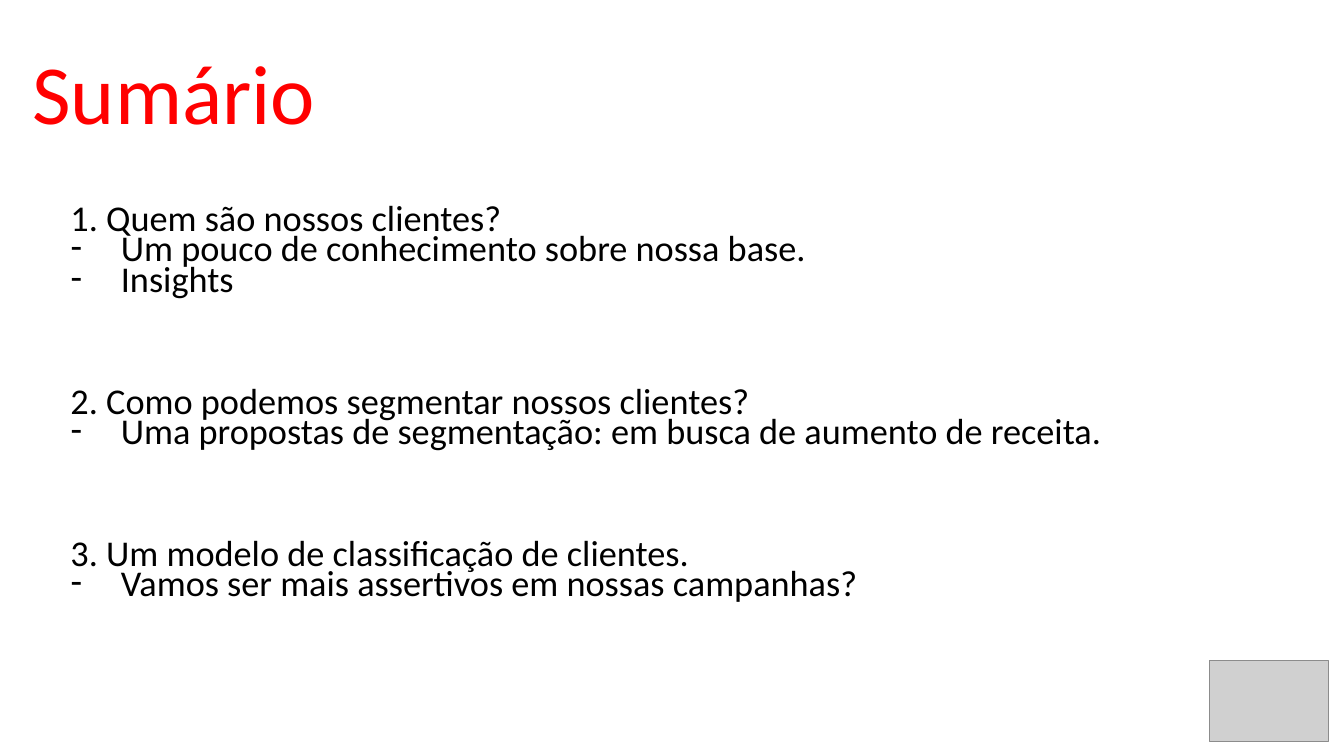
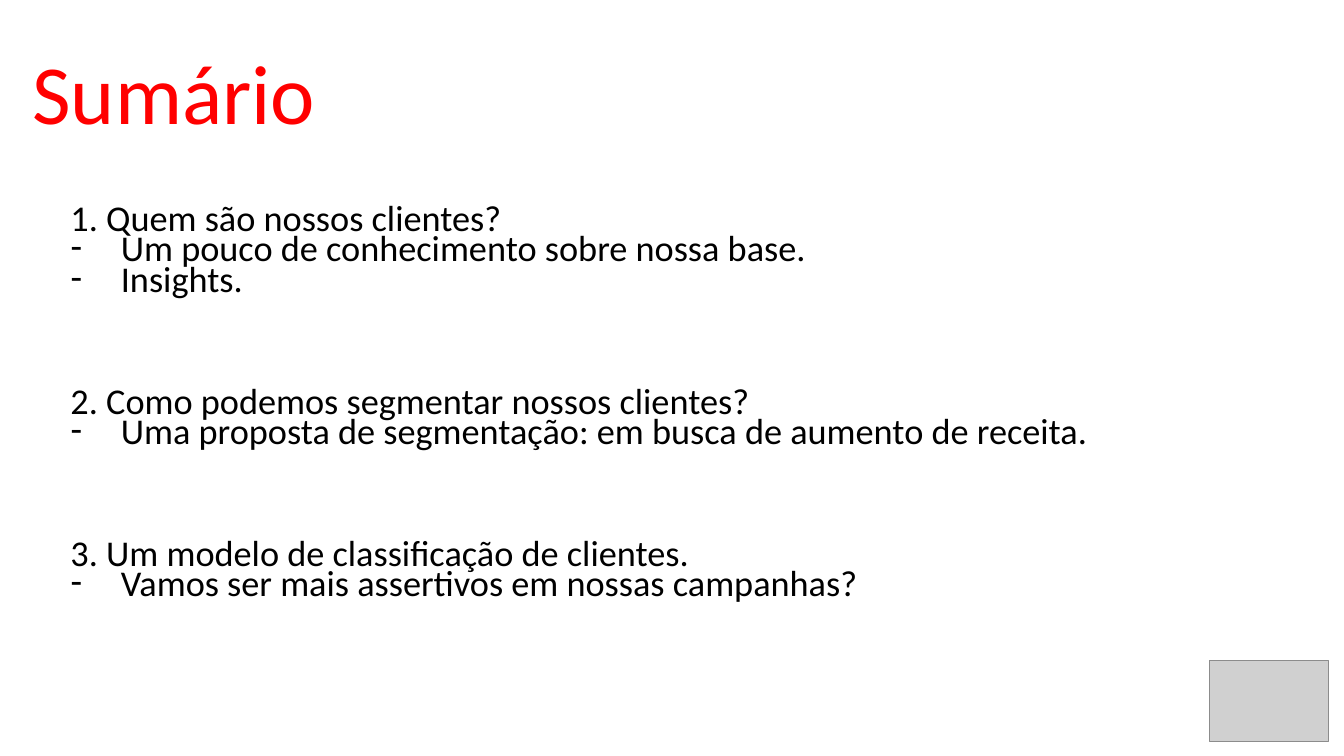
Before and after one commit to Danielgmelo/ifood, a slide deck: slide 2 of my_project/iFood CRM Data Analyst Case.pptx. Drawn at 1344x756 pixels with LibreOffice and Linux fonts; fonts in the diff are those of the drawing; grey boxes stand for pictures. Boxes give left, top, right and bottom in pixels: in the first picture for what was removed or moved away, otherwise in the second. Text is boxed around its words. In the diff, an @@ line names an element or a change of style, - is before the commit and + after.

```diff
--- a/my_project/iFood CRM Data Analyst Case.pptx
+++ b/my_project/iFood CRM Data Analyst Case.pptx
@@ text at (121, 262, 243, 299): text changed @@
-– Insights
+– Insights.
@@ text at (121, 414, 1087, 451): text changed @@
-– Uma propostas de segmentação: em busca de aumento de receita.
+– Uma proposta de segmentação: em busca de aumento de receita.
```
Also in this commit, not shown: 27 other slides changed, 1 other file.
